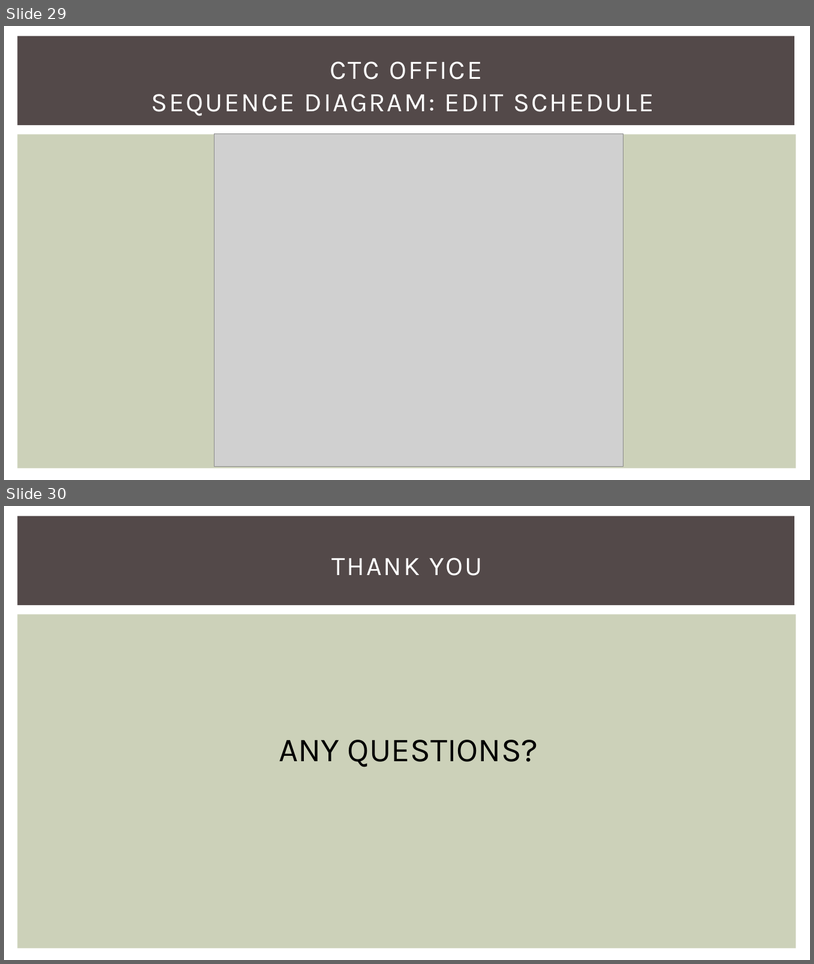
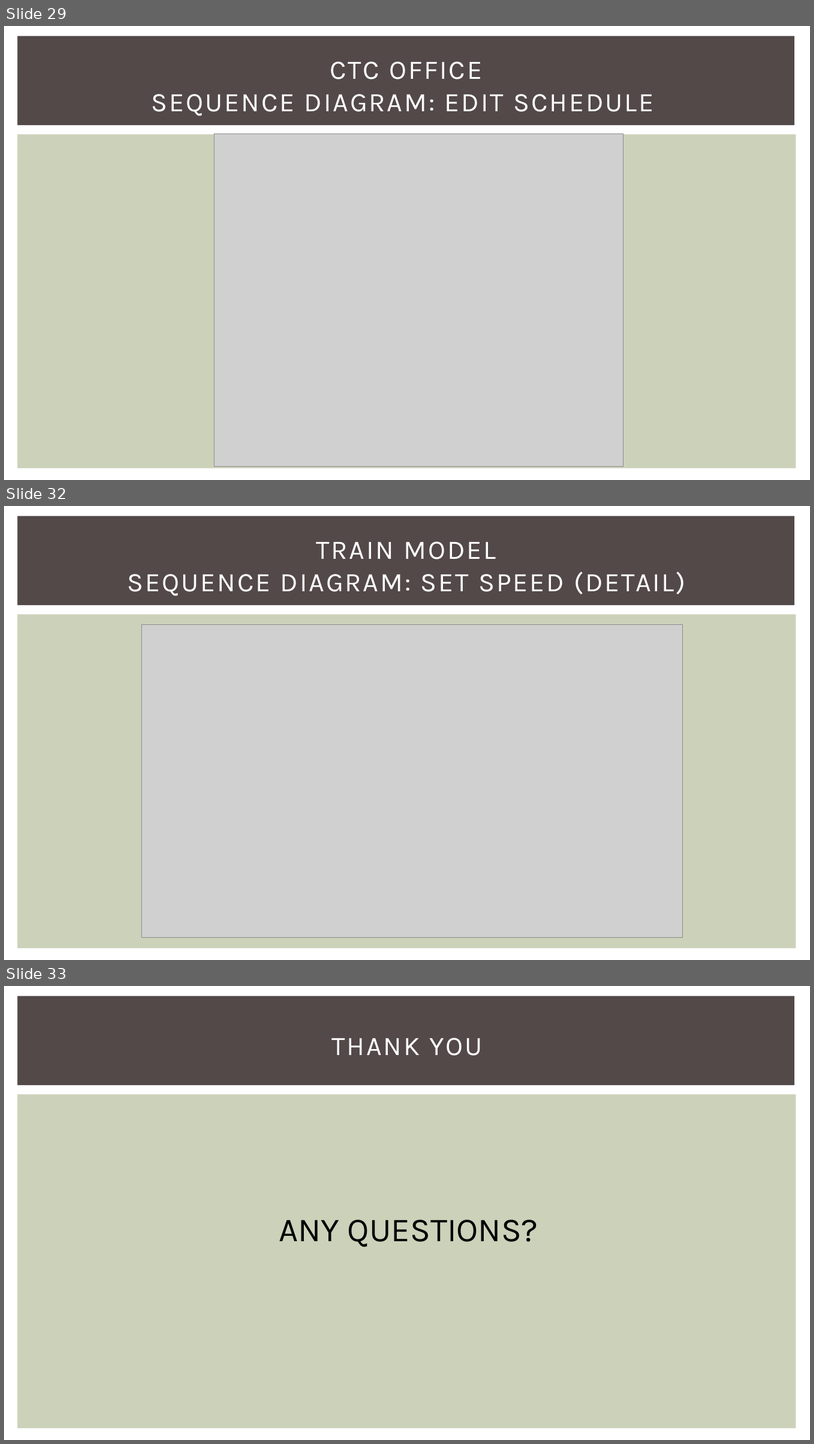
Before and after one commit to SarahHHHHH/IsItATrain, a slide deck: DesignReviewSlides.pptx. Shown one above the other, each under a label of ours: slides 29 and 30 before the commit, slides 29, 32 and 33 after it; the slides between them are not shown. The pictures are 814x964 and 814x1444 pixels, drawn with LibreOffice and Linux fonts; fonts in the diff are those of the drawing; grey boxes stand for pictures. Boxes give left, top, right and bottom in pixels: in the first picture for what was removed or moved away, otherwise in the second. Text is boxed around its words. In the diff, an @@ line names an element or a change of style, - is before the commit and + after.

```diff
--- a/DesignReviewSlides.pptx
+++ b/DesignReviewSlides.pptx
@@ slide 32 added at <box>4,506,810,960</box>, background #FFFFFF; not listed: 2 template elements that a slide beside it also shows @@
@@ title added at <box>128,541,686,596</box>, 32 pt, text #FFFFFF @@
+TRAIN MODEL
+SEQUENCE DIAGRAM: SET SPEED (DETAIL)
@@ picture added at <box>142,625,683,937</box> @@
@@ what was slide 30 is now slide 33 @@
```
Also in this commit, not shown: 2 other slides added.
